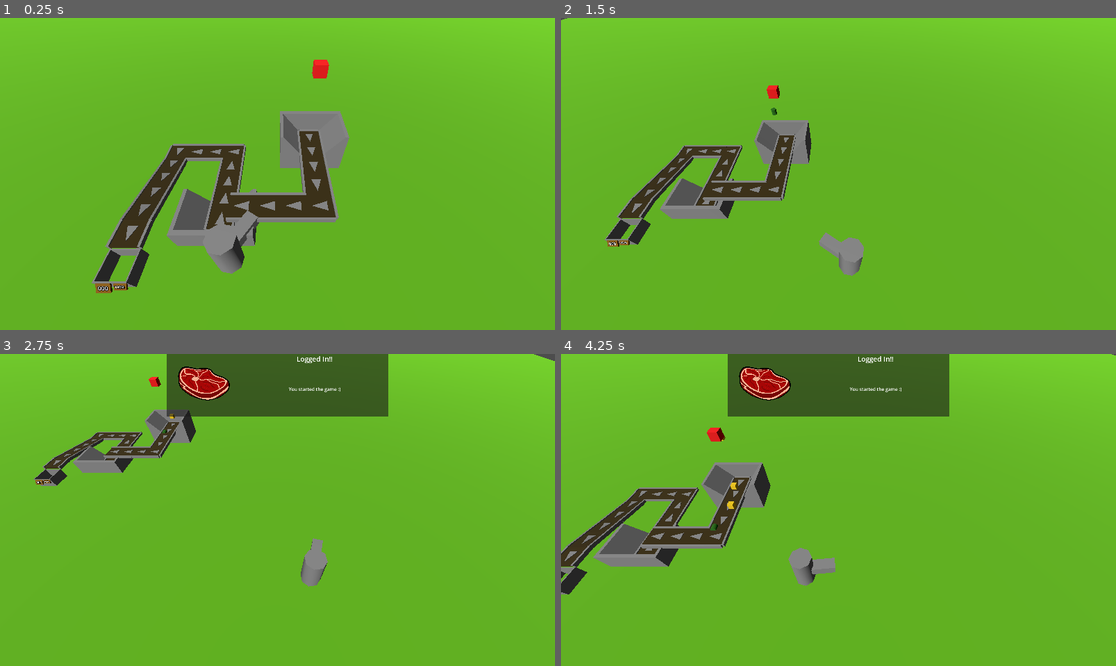
Above: before the commit, frames 1-4 (two rows, left to right).
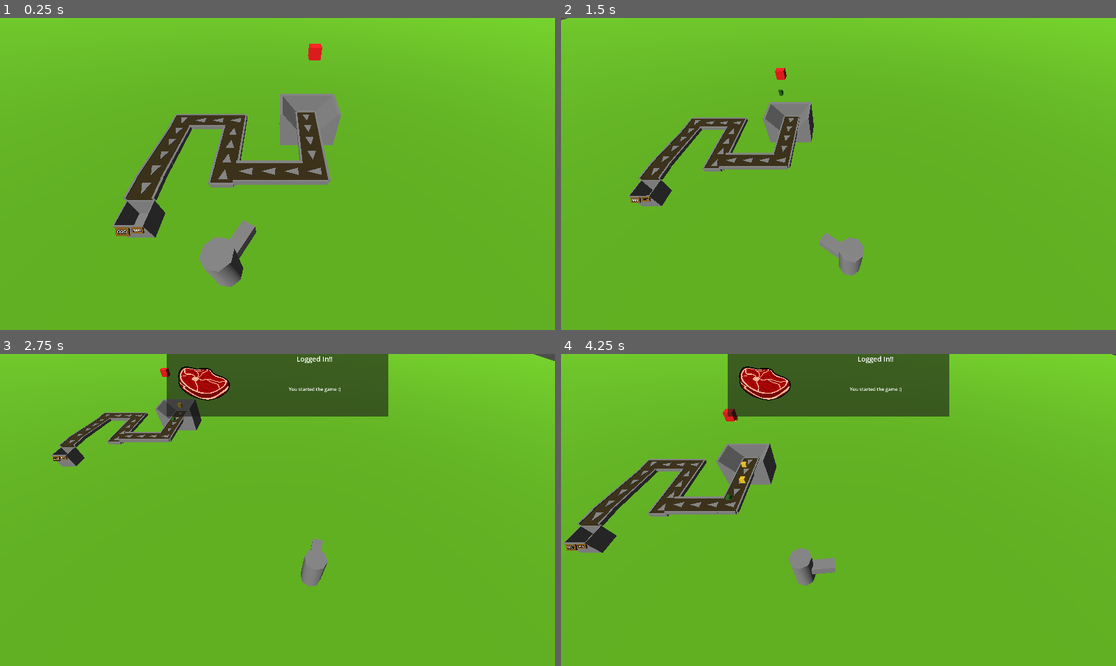
Above: after the commit, the same moments.

Repository: DallasHuff/gwj-89
Game: Godot game, scene res://levels/conveyor_test.tscn
Two runs of this game, one before a commit and one after it. Both use one fixed random seed, a clock stepped at 60 frames per second and the inputs below.
Inputs (mouse positions are in pixels of both pictures, inside the frame that each line leads up to):
- Up to frame 1 (0.25 s): no input
- Up to frame 2 (1.5 s): move the mouse to (960, 158) at 0.52 s; press the mouse at (960, 158) at 0.53 s; hold D (right) 0.53-1.28 s; move the mouse to (727, 189) at 1.27 s; release the mouse at (727, 189) at 1.28 s; hold S (down) from 1.28 s (still down); right-click (727, 189) at 1.35 s
- Up to frame 3 (2.75 s): move the mouse to (333, 441) at 2.02 s; release S (down) at 2.03 s; press the mouse at (333, 441) at 2.03 s; hold D (right) from 2.03 s (still down)
- Up to frame 4 (4.25 s): move the mouse to (810, 572) at 2.77 s; release D (right) at 2.78 s; release the mouse at (810, 572) at 2.78 s; hold W (up) 2.78-3.53 s; right-click (810, 572) at 2.85 s; move the mouse to (1005, 556) at 3.52 s; press the mouse at (1005, 556) at 3.53 s; hold A (left) from 3.53 s (still down)

The runs differ from the first frame. In frame 1, 12% of the frame differs, in the area x 16-63%, y 8-89%; in frame 2, 6.9%; in frame 3, 3.5%; in frame 4, 8.0%.

Commit message:
updated test map to work better with cylinders

Diff:
--- a/levels/conveyor_test.tscn
+++ b/levels/conveyor_test.tscn
@@ -37,7 +37,7 @@
 
 [node name="Player" parent="." unique_id=461061772 instance=ExtResource("1_mesa8")]
 unique_name_in_owner = true
-transform = Transform3D(1, 0, 0, 0, 1, 0, 0, 0, 1, -8.349749, 1.6277466, 3.3788242)
+transform = Transform3D(1, 0, 0, 0, 1, 0, 0, 0, 1, -8.349749, 1.6277466, 5.802015)
 
 [node name="conveyors1" type="Node3D" parent="." unique_id=2085045680]
 transform = Transform3D(1, 0, 0, 0, 1, 0, 0, 0, 1, 0, 1, 0)
@@ -83,18 +83,8 @@
 polygon = PackedVector2Array(0.47348452, -0.03948313, -0.43611574, 1.0945103, 2.4037561, 1.0692099, 1.5429001, -0.045178056)
 depth = 1.8
 
-[node name="funnel2" type="CSGBox3D" parent="." unique_id=1278730879]
-transform = Transform3D(-1, 0, -8.742278e-08, 0, 1, 0, 8.742278e-08, 0, -1, -9, 0.55762744, 2.1375775)
-use_collision = true
-size = Vector3(3, 2, 2)
-
-[node name="CSGPolygon3D" type="CSGPolygon3D" parent="funnel2" unique_id=1887070743]
-transform = Transform3D(1, 0, 0, 0, 1, 0, 0, 0, 1, -1, 0, 1)
-operation = 2
-polygon = PackedVector2Array(0.47348452, -0.03948313, -0.43611574, 1.0945103, 2.4037561, 1.0692099, 1.5429001, -0.045178056)
-depth = 1.8
-
 [node name="conveyors2" type="Node3D" parent="." unique_id=1159933248]
+transform = Transform3D(1, 0, 0, 0, 1, 0, 0, 0, 1, 0, 0.8055723, 0)
 
 [node name="StraightConveyor" parent="conveyors2" unique_id=1795347004 instance=ExtResource("2_qxn8h")]
 transform = Transform3D(-1, 0, 8.742278e-08, 0, 1, 0, -8.742278e-08, 0, -1, -9, 0.6, 2)
@@ -126,19 +116,19 @@
 enable_rear_bumper = true
 
 [node name="StraightConveyor13" parent="conveyors2" unique_id=1656638067 instance=ExtResource("2_qxn8h")]
-transform = Transform3D(1, 0, 0, 0, 1, 0, 0, 0, 1, -12, 1.2680084, 2.949941)
+transform = Transform3D(1, 0, 0, 0, 1, 0, 0, 0, 1, -12, 0.85673165, 2.949941)
 
 [node name="StraightConveyor9" parent="conveyors2" unique_id=1462592821 instance=ExtResource("2_qxn8h")]
-transform = Transform3D(1, 0, 0, 0, 0.9848077, 0.17364818, 0, -0.17364818, 0.9848077, -12, 0.6834104, -1)
+transform = Transform3D(1, 0, 0, 0, 0.9967635, 0.08039033, 0, -0.08039033, 0.9967635, -12, 0.61097336, -1.017396)
 
 [node name="StraightConveyor10" parent="conveyors2" unique_id=1869137344 instance=ExtResource("2_qxn8h")]
-transform = Transform3D(1, 0, 0, 0, 0.9848077, 0.17364818, 0, -0.17364818, 0.9848077, -12, 0.8528113, -0.01265128)
+transform = Transform3D(1, 0, 0, 0, 0.9967635, 0.08039033, 0, -0.08039033, 0.9967635, -12, 0.68689656, -0.01850158)
 
 [node name="StraightConveyor11" parent="conveyors2" unique_id=178143881 instance=ExtResource("2_qxn8h")]
-transform = Transform3D(1, 0, 0, 0, 0.9848077, 0.17364818, 0, -0.17364818, 0.9848077, -12, 1.0238378, 0.9741379)
+transform = Transform3D(1, 0, 0, 0, 0.9967635, 0.08039033, 0, -0.08039033, 0.9967635, -12, 0.7644906, 0.9799883)
 
 [node name="StraightConveyor12" parent="conveyors2" unique_id=1891158836 instance=ExtResource("2_qxn8h")]
-transform = Transform3D(1, 0, 0, 0, 0.9848077, 0.17364818, 0, -0.17364818, 0.9848077, -12, 1.1932387, 1.9614866)
+transform = Transform3D(1, 0, 0, 0, 0.9967635, 0.08039033, 0, -0.08039033, 0.9967635, -12, 0.8404138, 1.9788826)
 
 [node name="RayCamera" type="Camera3D" parent="." unique_id=2106342271]
 unique_name_in_owner = true
@@ -146,4 +136,4 @@
 metadata/_custom_type_script = "uid://dw5i7nu67h2df"
 
 [node name="Hopper" parent="." unique_id=1611280198 instance=ExtResource("6_e875t")]
-transform = Transform3D(0.9999945, -2.5778802e-06, 0.0033161186, 2.5759748e-06, 1, 5.8036954e-07, -0.0033161186, -5.71847e-07, 0.9999945, -12, 0.6850306, 4)
+transform = Transform3D(0.9999945, -2.5778802e-06, 0.0033161186, 2.5759748e-06, 1, 5.8036954e-07, -0.0033161186, -5.71847e-07, 0.9999945, -12, 1.1002333, 4)
